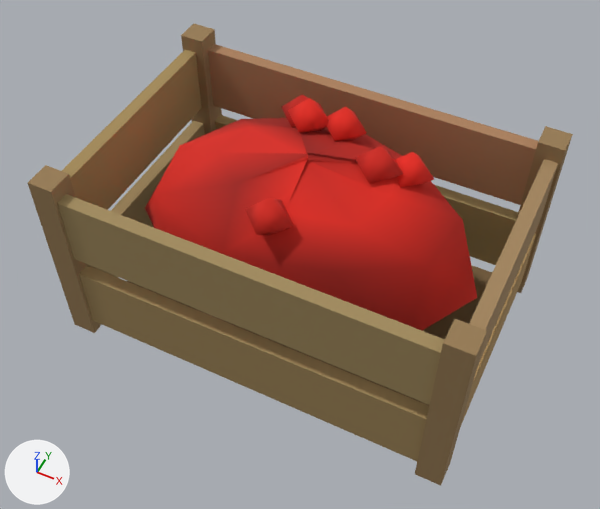
A saved change to the glTF model games/yorimichi/assets/belmonte/meshes/SM_BM_BP_CrateProduce_A.glb.
Both versions are drawn from a 50 mm lens placed at (0.337, -0.695, 0.965), pointed at (0.003, -0.029, 0.132). Lighting does not change. The marker at lower left points along +X, +Y and +Z. The picture after the commit comes second. Vertices at exactly the same position are counted once.

Script lines for the objects in view, before the commit:
```python
me_sm_bp_crateproduce_a = bpy.data.meshes.new('SM_BP_CrateProduce_A')
me_sm_bp_crateproduce_a.from_pydata(...)  # 172 vertices, 208 faces; spans x -0.28..0.28, y -0.19..0.19, z 0.0..0.312
# faces by material slot: [106, 102]
me_sm_bp_crateproduce_a.materials.append(mat_bm_000_m_wood_014)
me_sm_bp_crateproduce_a.materials.append(mat_bm_001_m_vcol_004)
ob_sm_bm_bp_crateproduce_a = bpy.data.objects.new('SM_BM_BP_CrateProduce_A', me_sm_bp_crateproduce_a)
ob_sm_bm_bp_crateproduce_a.location = (0.0, 0.0, 0.0)
```
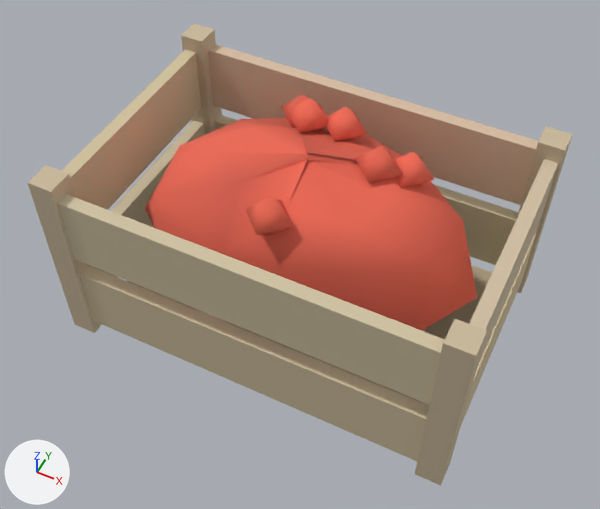
The change in detail:
me_sm_bp_crateproduce_a has 172 vertices, 208 faces and spans x -0.28..0.28, y -0.19..0.19, z 0.0..0.312.
me_sm_bp_crateproduce_a is used by ob_sm_bm_bp_crateproduce_a; location (0.0, 0.0, 0.0).
me_sm_bp_crateproduce_a part 1: 106 faces centred in x -0.28..0.28, y -0.19..0.19, z 0.022..0.28 are repainted in the vertex colours; the middle colour goes from brown #a28557 to beige #d1bf9e.
me_sm_bp_crateproduce_a part 2: 102 faces centred in x -0.216..0.207, y -0.144..0.148, z 0.165..0.291 are repainted in the vertex colours; the middle colour goes from red #d32215 to red #eb6651.

Changed parts and their boxes [x1, y1, x2, y2] in the pictures (600 x 509 px):
part 1 of me_sm_bp_crateproduce_a, recoloured (brown to beige): [28, 23, 573, 486] in both
part 2 of me_sm_bp_crateproduce_a, recoloured (lighter): [145, 94, 477, 330] in both
